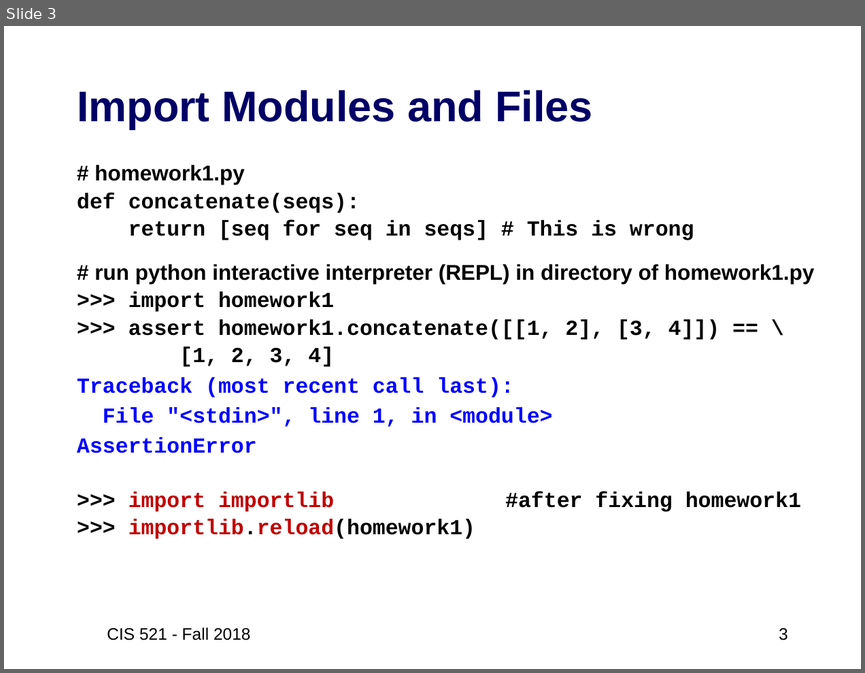
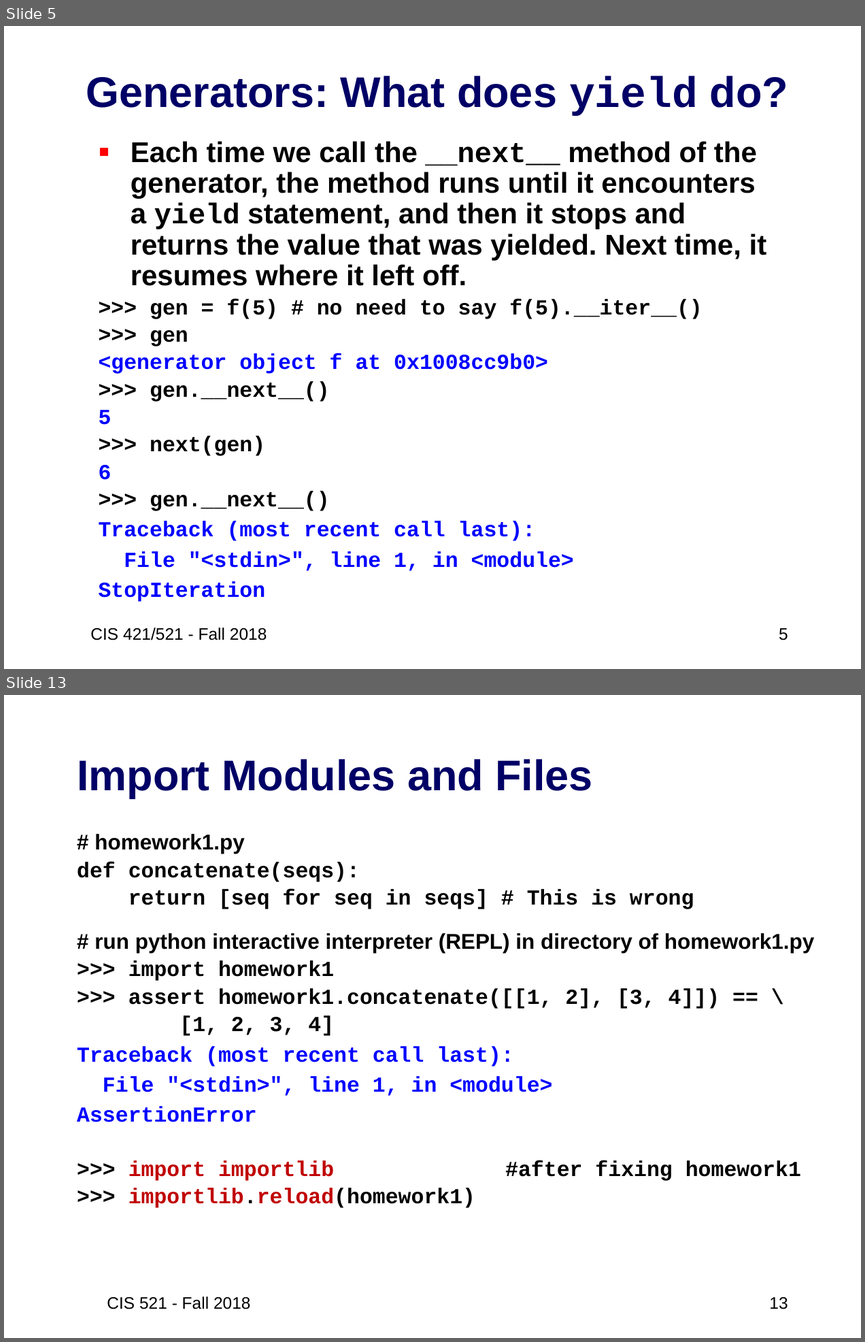
Before and after one commit to artificial-intelligence-class/artificial-intelligence-class.github.io, a slide deck: assets/slides/02-Python3-review2.pptx. Shown one above the other, each under a label of ours: slide 3 before the commit, slides 5 and 13 after it; the slides between them are not shown. The pictures are 865x673 and 865x1342 pixels, drawn with LibreOffice and Linux fonts; fonts in the diff are those of the drawing. Boxes give left, top, right and bottom in pixels: in the first picture for what was removed or moved away, otherwise in the second. Text is boxed around its words. In the diff, an @@ line names an element or a change of style, - is before the commit and + after.

```diff
--- a/assets/slides/02-Python3-review2.pptx
+++ b/assets/slides/02-Python3-review2.pptx
@@ slide 5 added at (4, 26, 861, 669), background #FFFFFF @@
@@ title added at (86, 76, 788, 116), 36 pt, text #000066, bold @@
+Generators: What does yield do?
@@ text added at (99, 141, 767, 601), 18 pt, text #000000, bold @@
+▪ Each time we call the __next__ method of the generator, the method runs until it encounters a yield statement, and then it stops and returns the value that was yielded. Next time, it resumes where it left off.
+>>> gen = f(5) # no need to say f(5).__iter__()
+>>> gen
+<generator object f at 0x1008cc9b0>
+>>> gen.__next__()
+5
+>>> next(gen)
+6
+>>> gen.__next__()
+Traceback (most recent call last):
+File "<stdin>", line 1, in <module>
+StopIteration
@@ text added at (90, 627, 267, 640), 14 pt, text #000000 @@
+CIS 421/521 - Fall 2018
@@ page number added at (779, 628, 788, 640), 14 pt, text #000000 @@
+5
@@ what was slide 3 is now slide 13 @@
@@ page number at (769, 1297, 787, 1309): text changed @@
-3
+13
```
Also in this commit, not shown: 12 slides changed, 9 other slides added, 2 other files.
